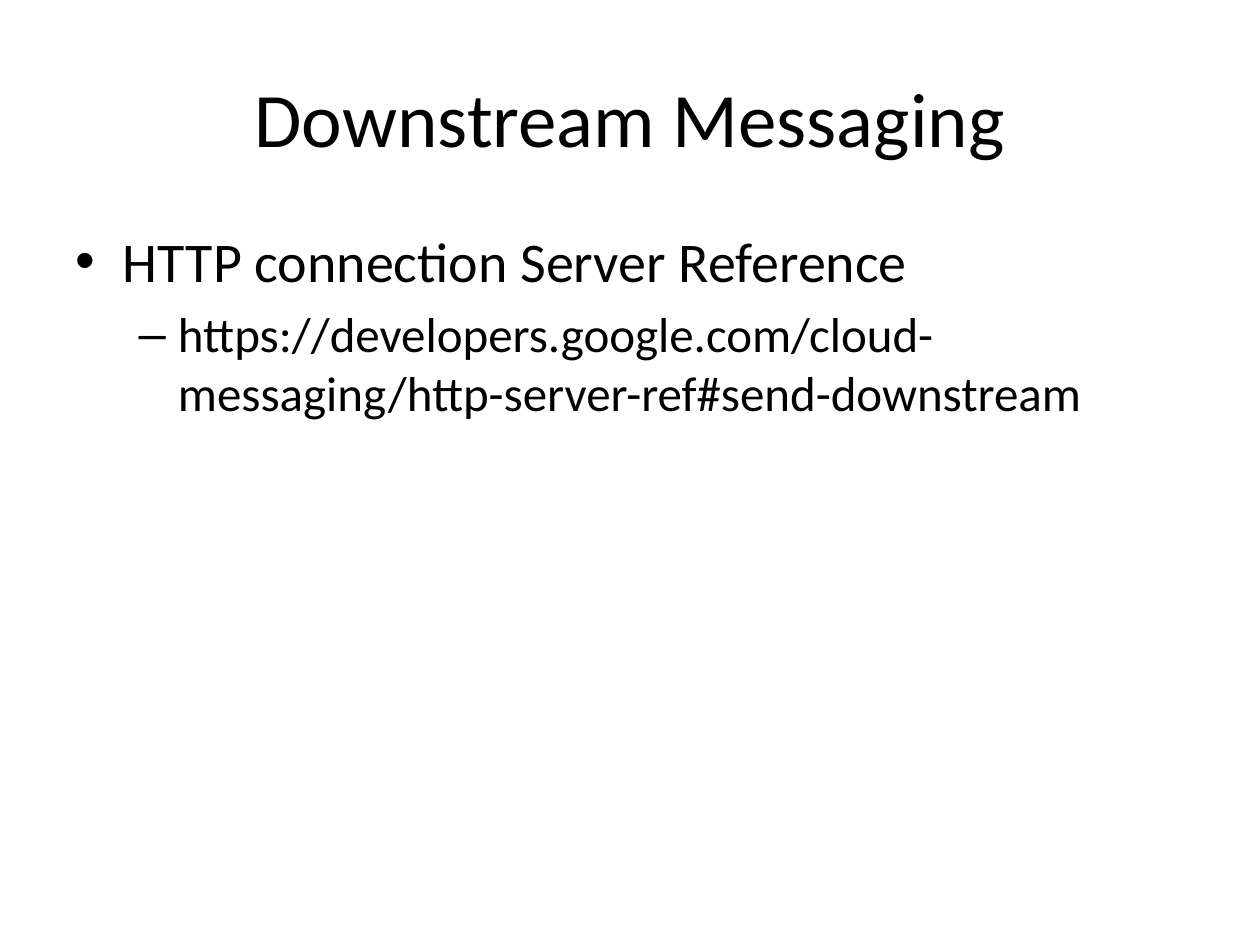
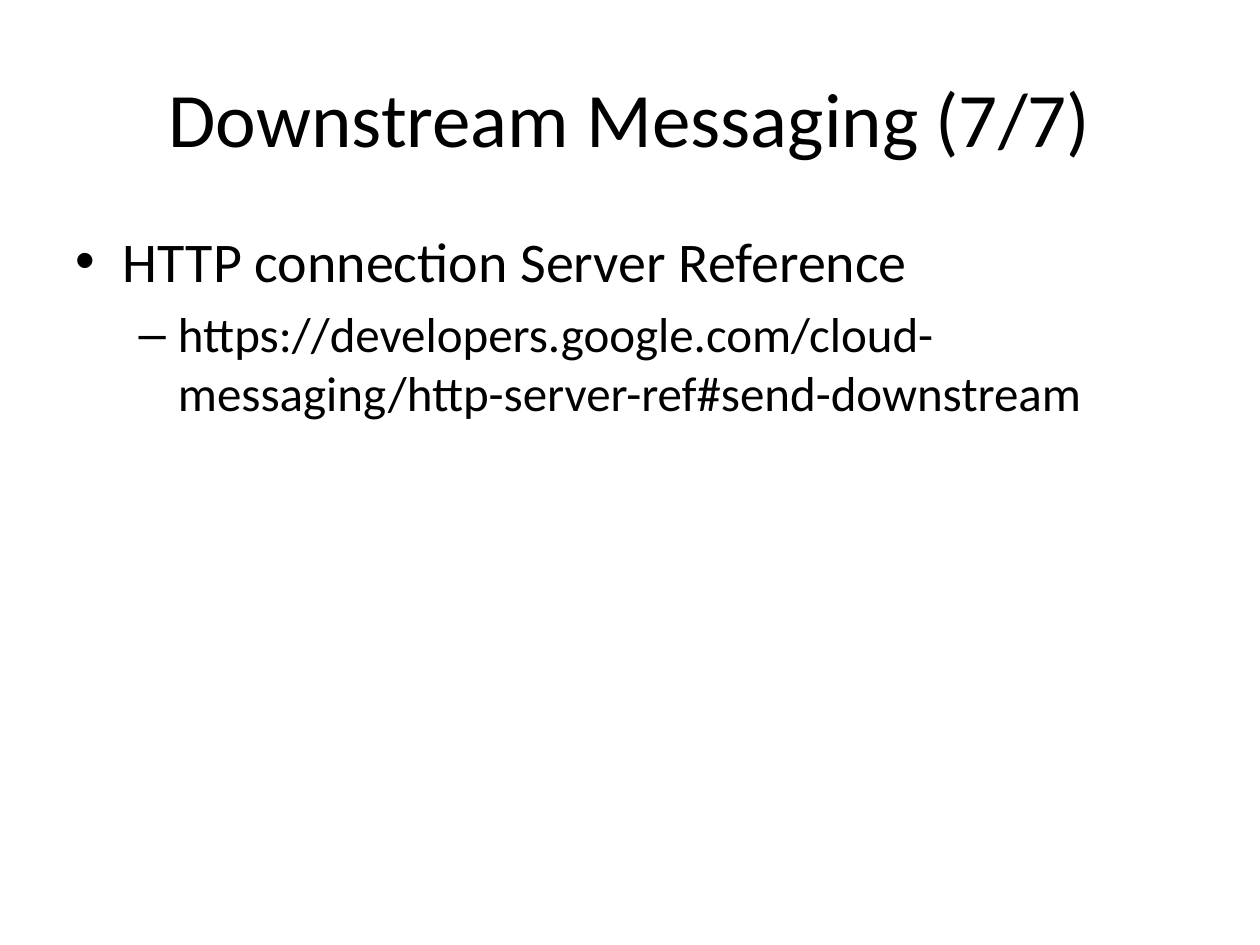
Before and after one commit to sonnyshih/AndroidDemoSample, a slide deck: slide 31 of CustomerUIDemo/GCM instruction.pptx (slide 19 before the commit). Drawn at 1260x945 pixels with LibreOffice and Linux fonts; fonts in the diff are those of the drawing. Boxes give left, top, right and bottom in pixels: in the first picture for what was removed or moved away, otherwise in the second. Text is boxed around its words. In the diff, an @@ line names an element or a change of style, - is before the commit and + after.

Commit message:
1. Modify GCM instruction.pptx 2. Modify the Downstream Messaging Demo 3. Add the Topics Messaging Demo

```diff
--- a/CustomerUIDemo/GCM instruction.pptx
+++ b/CustomerUIDemo/GCM instruction.pptx
@@ title at (x1=169, y1=91, x2=1090, y2=161): text changed @@
-Downstream Messaging
+Downstream Messaging (7/7)
```
Also in this commit, not shown: 10 other slides changed, 13 slides added, 3 slides removed, 19 other files.
